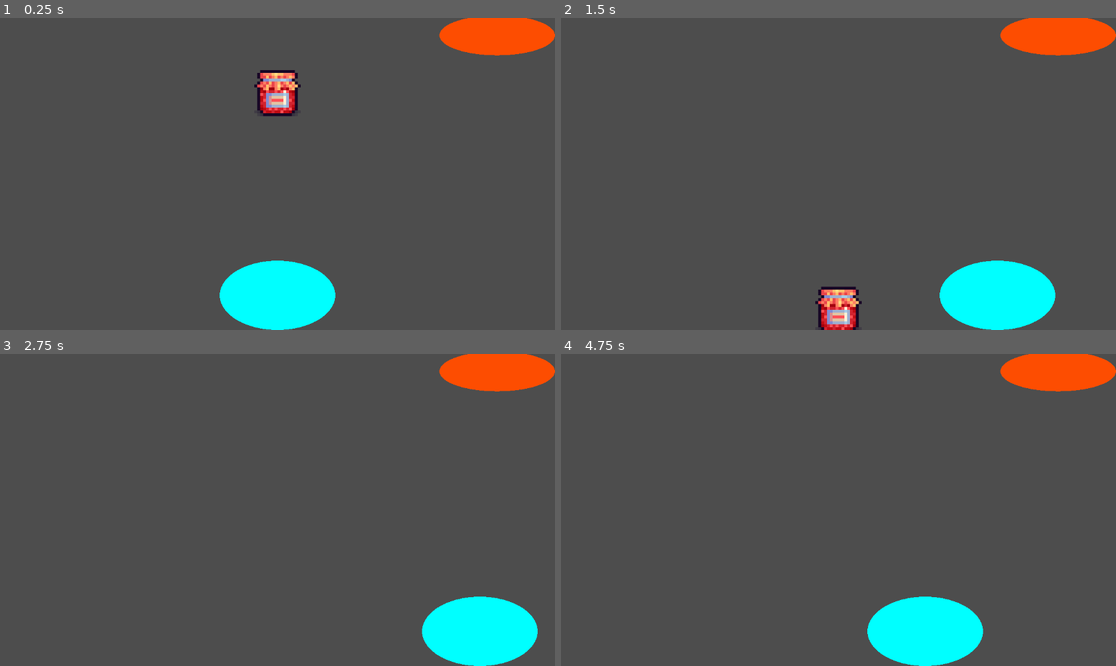
Above: before the commit, frames 1-4 (two rows, left to right).
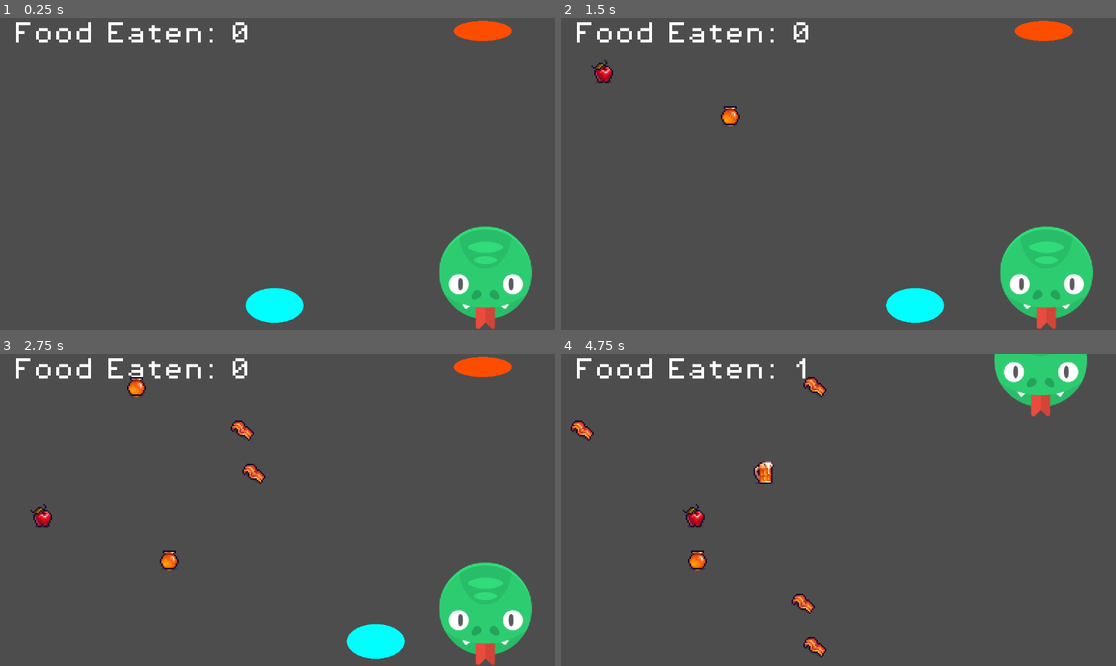
Above: after the commit, the same moments.

Repository: milovanpelt/Solo-Dev-Game-Jam-4
Game: Godot game, scene res://scenes/main.tscn
Two runs of this game, one before a commit and one after it. Both use one fixed random seed, a clock stepped at 60 frames per second and the inputs below. The engine's default icon, where the game draws it, is replaced by a stand-in: a white triangle on a blue panel in a dark square.
Inputs:
- Up to frame 1 (0.25 s): no input
- Up to frame 2 (1.5 s): hold Right (move_right) 0.53-1.28 s; hold Left (move_left) from 1.28 s (still down)
- Up to frame 3 (2.75 s): release Left (move_left) at 2.03 s; hold Right (move_right) from 2.03 s (still down)
- Up to frame 4 (4.75 s): release Right (move_right) at 3.53 s; hold Left (move_left) from 3.53 s (still down)

The runs differ from the first frame. In frame 1, 10% of the frame differs, in the area x 2-100%, y 0-100%; in frame 2, 11%; in frame 3, 9.3%; in frame 4, 8.4%.

Commit message:
[ADDED] An animal that eats the food,. Food eaten is displayed and updated

Diff:
--- /dev/null
+++ b/scenes/animal.tscn
@@ -0,0 +1,21 @@
+[gd_scene load_steps=4 format=3 uid="uid://dbegi0mr3phef"]
+
+[ext_resource type="Script" path="res://scripts/animal.gd" id="1_bgeto"]
+[ext_resource type="Texture2D" uid="uid://c12501oucly0k" path="res://assets/sprites/animals/snake.png" id="1_ib3m2"]
+
+[sub_resource type="CircleShape2D" id="CircleShape2D_yrg6x"]
+radius = 70.1783
+
+[node name="Animal" type="Area2D"]
+script = ExtResource("1_bgeto")
+
+[node name="Sprite2D" type="Sprite2D" parent="."]
+scale = Vector2(0.5, 0.5)
+texture = ExtResource("1_ib3m2")
+
+[node name="CollisionShape2D" type="CollisionShape2D" parent="."]
+position = Vector2(0, -3)
+scale = Vector2(0.5, 0.5)
+shape = SubResource("CircleShape2D_yrg6x")
+
+[connection signal="area_entered" from="." to="." method="_on_area_entered"]
--- a/scenes/main.tscn
+++ b/scenes/main.tscn
@@ -1,24 +1,46 @@
-[gd_scene load_steps=5 format=3 uid="uid://cluoudgxnpomh"]
+[gd_scene load_steps=7 format=3 uid="uid://cluoudgxnpomh"]
 
 [ext_resource type="PackedScene" uid="uid://cmuwsk3igbk5v" path="res://scenes/vacuum_in.tscn" id="1_fnkbv"]
-[ext_resource type="PackedScene" uid="uid://d04xwe4247yw" path="res://scenes/falling_food.tscn" id="2_cutm3"]
 [ext_resource type="PackedScene" uid="uid://dvw6p27blebf" path="res://scenes/vacuum_destination.tscn" id="2_dxima"]
 [ext_resource type="PackedScene" uid="uid://c33hehv41qx8s" path="res://scenes/vacuum_out.tscn" id="4_agn4k"]
+[ext_resource type="Script" path="res://scripts/game_manager.gd" id="5_03f7y"]
+[ext_resource type="FontFile" uid="uid://e3b5c7k8ktw6" path="res://assets/fonts/PixelOperator8.ttf" id="5_m7qhy"]
+[ext_resource type="PackedScene" uid="uid://dbegi0mr3phef" path="res://scenes/animal.tscn" id="5_xwr7p"]
 
 [node name="World" type="Node2D"]
 
 [node name="Camera2D" type="Camera2D" parent="."]
 scale = Vector2(0.919426, 1)
-zoom = Vector2(6, 6)
+zoom = Vector2(3, 3)
 
 [node name="Vacuum-In" parent="." instance=ExtResource("1_fnkbv")]
-position = Vector2(0, 46)
+position = Vector2(-2, 95)
 
 [node name="VacuumDestination" parent="Vacuum-In" instance=ExtResource("2_dxima")]
-position = Vector2(76, -94)
-
-[node name="FallingFood" parent="." instance=ExtResource("2_cutm3")]
-position = Vector2(0, -43)
+position = Vector2(142, -195)
 
 [node name="Vacuum-Out" parent="." instance=ExtResource("4_agn4k")]
-position = Vector2(76, -48)
+position = Vector2(142, -99)
+
+[node name="GameManager" type="Node2D" parent="."]
+unique_name_in_owner = true
+script = ExtResource("5_03f7y")
+
+[node name="SpawnTimer" type="Timer" parent="GameManager"]
+wait_time = 0.5
+autostart = true
+
+[node name="FoodCounter_Text" type="Label" parent="GameManager"]
+offset_left = -193.0
+offset_top = -105.0
+offset_right = -9.0
+offset_bottom = -30.0
+theme_override_fonts/font = ExtResource("5_m7qhy")
+text = "Food Eaten: 0"
+horizontal_alignment = 1
+autowrap_mode = 2
+
+[node name="Animal" parent="." instance=ExtResource("5_xwr7p")]
+position = Vector2(144, 72)
+
+[connection signal="timeout" from="GameManager/SpawnTimer" to="GameManager" method="_on_spawn_timer_timeout"]
--- /dev/null
+++ b/scripts/animal.gd
@@ -0,0 +1,7 @@
+extends Area2D
+
+func _on_area_entered(area):
+	var game_manager = get_node("/root/World/GameManager")
+	if game_manager:
+		game_manager.add_food_eaten()
+		area.queue_free()
--- /dev/null
+++ b/scripts/game_manager.gd
@@ -0,0 +1,20 @@
+extends Node2D
+@onready var food_counter_text = $FoodCounter_Text
+
+var food_eaten = 0
+
+const FALLING_FOOD = preload("res://scenes/falling_food.tscn")
+
+func _on_spawn_timer_timeout():
+	var falling_food_instance = FALLING_FOOD.instantiate()
+
+	var falling_food_x_position = randf_range(-200, 0)
+	var falling_food_y_position = -100
+	var falling_food_spawn_position = Vector2(falling_food_x_position, falling_food_y_position)
+
+	falling_food_instance.create_food_at(falling_food_spawn_position)
+	add_child((falling_food_instance))
+
+func add_food_eaten():
+	food_eaten += 1
+	food_counter_text.text = "Food Eaten: " + str(food_eaten)
